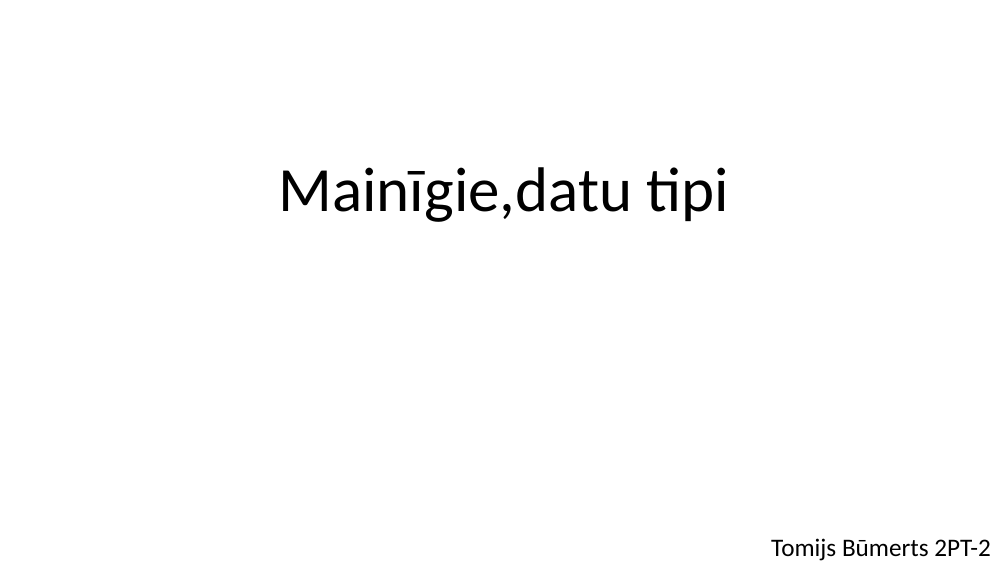
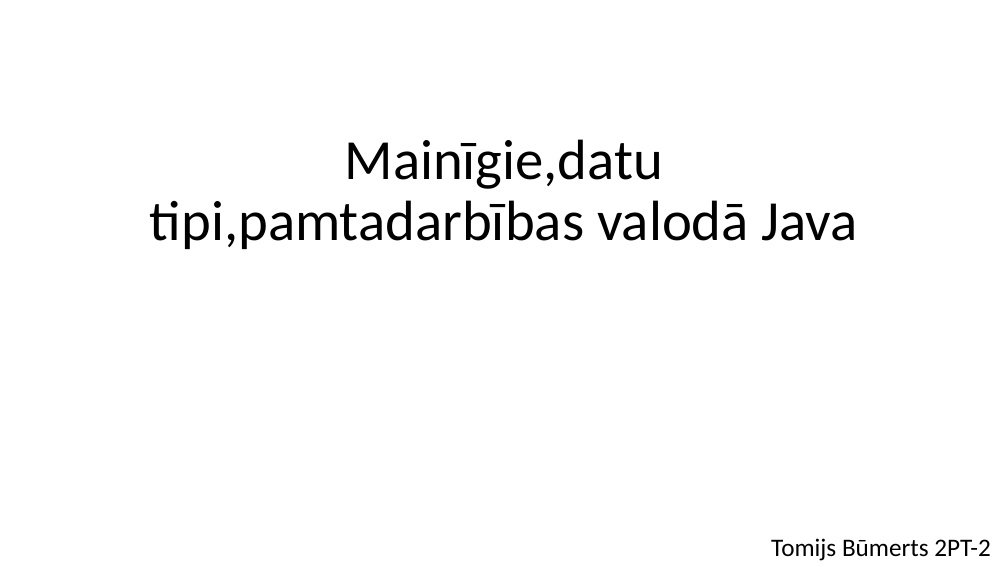
Before and after one commit to TBumerts/Eksamena_Darbs, a slide deck: slide 1 of Bumerts_InformativaisMaterials.pptx. Drawn at 1008x567 pixels with LibreOffice and Linux fonts; fonts in the diff are those of the drawing. Boxes give left, top, right and bottom in pixels: in the first picture for what was removed or moved away, otherwise in the second. Text is boxed around its words. In the diff, an @@ line names an element or a change of style, - is before the commit and + after.

```diff
--- a/Bumerts_InformativaisMaterials.pptx
+++ b/Bumerts_InformativaisMaterials.pptx
@@ title at bbox=[150, 139, 858, 249]: text changed; size 60 to 54 pt @@
-Mainīgie,datu tipi
+Mainīgie,datu tipi,pamtadarbības valodā Java
```
Also in this commit, not shown: 6 other slides changed, 1 other file.
